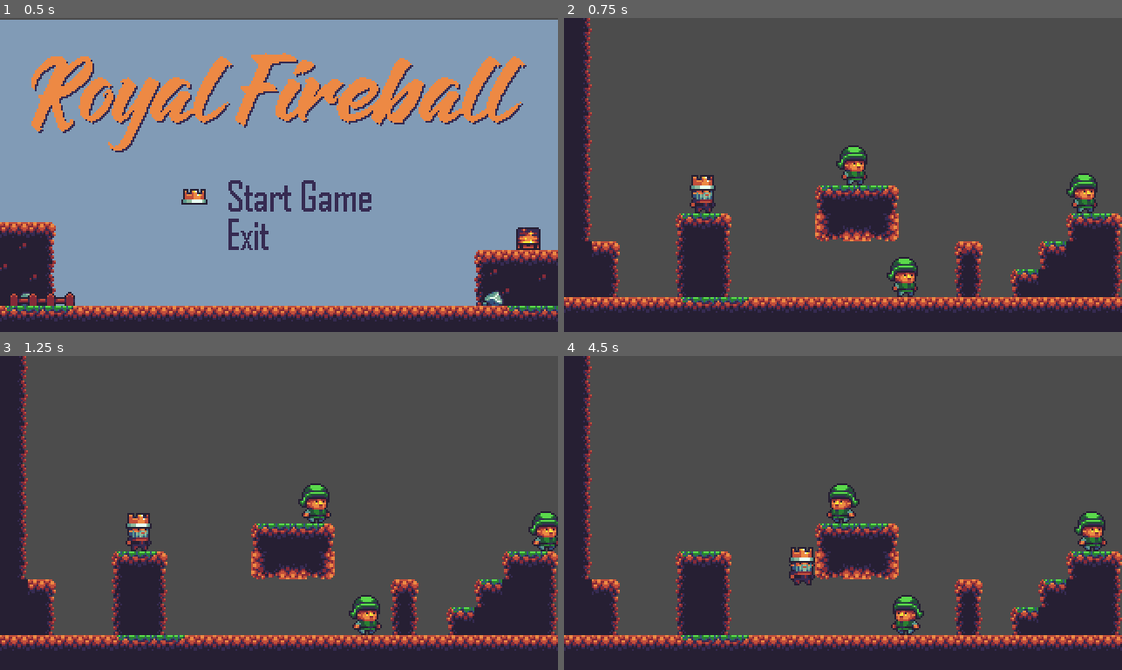
Above: before the commit, frames 1-4 (two rows, left to right).
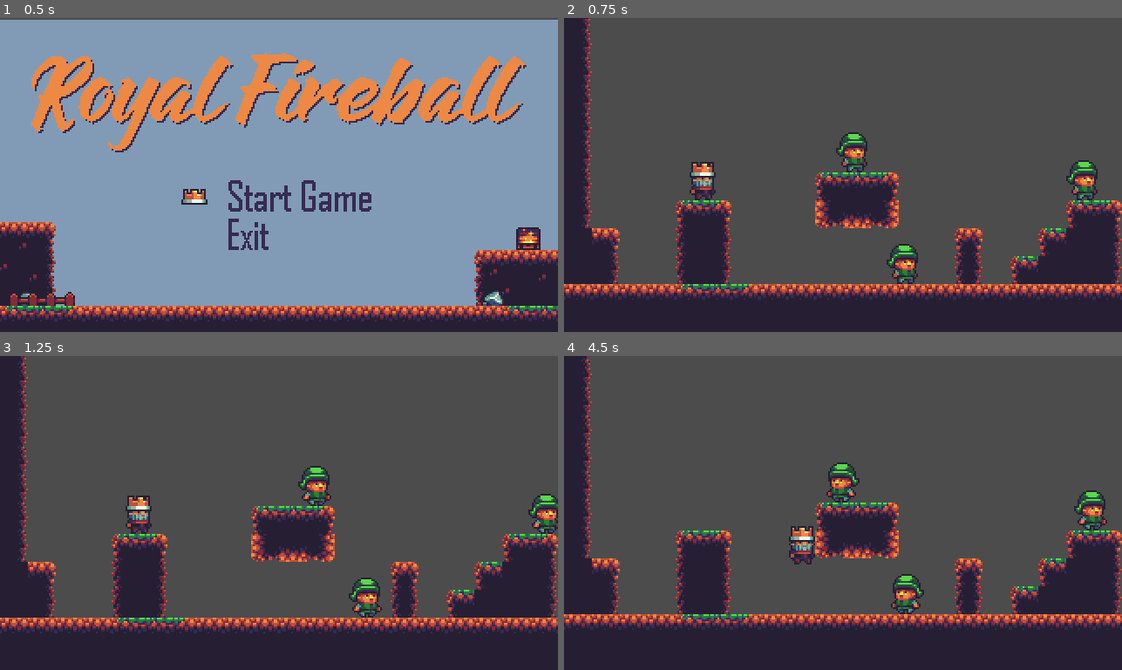
Above: after the commit, the same moments.

Repository: Zhanzo/royal-fireball
Game: Godot game, scene res://TitleScreen.tscn
Same seed, same stepped clock (60 frames per second), same inputs: the game is played once before the commit and once after it.
Inputs (mouse positions are in pixels of both pictures, inside the frame that each line leads up to):
- Up to frame 1 (0.5 s): no input
- Up to frame 2 (0.75 s): click (843, 196) at 0.5 s
- Up to frame 3 (1.25 s): no input
- Up to frame 4 (4.5 s): tap Enter (ui_accept) at 1.25, 1.52, 2.27, 3.77 s; hold Right (ui_right) 1.28-2.78 s; hold Left (ui_left) 2.78-3.53 s; hold Right (ui_right) from 3.53 s (still down)

Frame 1 is identical in both runs. In frame 2, 17% of the frame differs, in the area x 0-100%, y 0-94%; in frame 3, 19%; in frame 4, 20%.

Commit message:
Finished part 12 of the tutorial

Diff:
--- a/Player.tscn
+++ b/Player.tscn
@@ -3,11 +3,11 @@
 [ext_resource path="res://Player.gd" type="Script" id=1]
 [ext_resource path="res://sprites/player/idle 00.png" type="Texture" id=2]
 [ext_resource path="res://sprites/player/fall 00.png" type="Texture" id=3]
-[ext_resource path="res://sprites/player/jump 00.png" type="Texture" id=4]
-[ext_resource path="res://sprites/player/attack 04.png" type="Texture" id=5]
-[ext_resource path="res://sprites/player/attack 05.png" type="Texture" id=6]
-[ext_resource path="res://sprites/player/attack 06.png" type="Texture" id=7]
-[ext_resource path="res://sprites/player/attack 03.png" type="Texture" id=8]
+[ext_resource path="res://sprites/player/attack 04.png" type="Texture" id=4]
+[ext_resource path="res://sprites/player/attack 05.png" type="Texture" id=5]
+[ext_resource path="res://sprites/player/attack 06.png" type="Texture" id=6]
+[ext_resource path="res://sprites/player/attack 03.png" type="Texture" id=7]
+[ext_resource path="res://sprites/player/jump 00.png" type="Texture" id=8]
 [ext_resource path="res://sprites/player/run 00.png" type="Texture" id=9]
 [ext_resource path="res://sprites/player/run 01.png" type="Texture" id=10]
 [ext_resource path="res://sprites/player/run 03.png" type="Texture" id=11]
@@ -25,15 +25,15 @@
 "name": "fall",
 "speed": 0.0
 }, {
-"frames": [ ExtResource( 4 ) ],
+"frames": [ ExtResource( 4 ), ExtResource( 5 ), ExtResource( 6 ), ExtResource( 7 ) ],
+"loop": false,
+"name": "attack",
+"speed": 12.0
+}, {
+"frames": [ ExtResource( 8 ) ],
 "loop": false,
 "name": "jump",
 "speed": 0.0
-}, {
-"frames": [ ExtResource( 5 ), ExtResource( 6 ), ExtResource( 7 ), ExtResource( 8 ) ],
-"loop": false,
-"name": "attack",
-"speed": 12.0
 }, {
 "frames": [ ExtResource( 9 ), ExtResource( 10 ), ExtResource( 11 ), ExtResource( 12 ) ],
 "loop": true,
@@ -57,9 +57,19 @@
 animation = "idle"
 
 [node name="CollisionShape2D" type="CollisionShape2D" parent="."]
+visible = false
 position = Vector2( 0, 1 )
 shape = SubResource( 2 )
 
 [node name="Position2D" type="Position2D" parent="."]
 position = Vector2( 11, 2 )
+
+[node name="Camera2D" type="Camera2D" parent="."]
+current = true
+limit_left = 0
+limit_top = 0
+limit_right = 592
+limit_bottom = 192
+smoothing_enabled = true
+editor_draw_limits = true
 [connection signal="animation_finished" from="AnimatedSprite" to="." method="_on_AnimatedSprite_animation_finished"]
